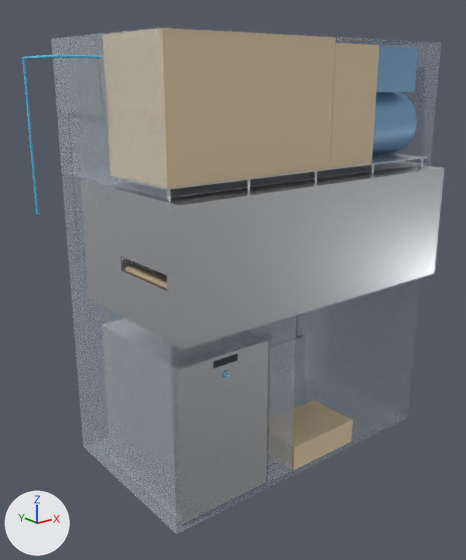
A saved change to the glTF model otonom/hat3d/modul_D.glb.
The view is the same before and after, from a 50 mm camera at (1.32, -1.85, 1.88) aimed at (3.12, 0.41, 0.97). The lights are fixed; the arrows at lower left show +X, +Y and +Z. The first picture is the older version. Vertices at exactly the same position are counted once.

Names of what the first picture shows: 'D_BULASIK__paslanmaz', 'D_DAVLUMBAZ', 'D_ICECEK_YEDEK_ALT', 'D_ICECEK_YEDEK_UST', 'D_PIZZA_YEDEK_UST', 'D_SEFFAF__alt', 'D_SEFFAF__sag', 'D_SEFFAF__sol', 'D_TEMIZLIK', 'F_TP10_GOVDE__paslanmaz', 'F_UST_RAF__sac', 'HAVA_KOMPRESOR__hava_ana', 'HAVA_KOMPRESOR__kompresor' and 9 more.
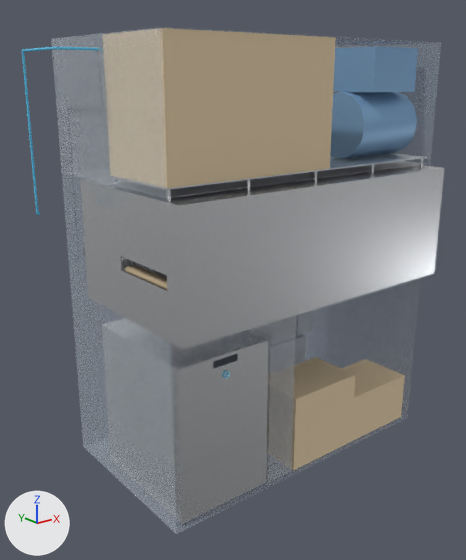
What changed in the scene script:
```text
Change me_hava_kompresor__hava_ana:
    used by ob_hava_kompresor__hava_ana; location = (0.0, 0.0, 0.0)
    remove me_hava_kompresor__hava_ana.from_pydata(...)  # 571 vertices, 1109 faces; spans x 2.34..4.09, y 0.38..0.79, z 1.33..1.98
    add me_hava_kompresor__hava_ana.from_pydata(...)  # 439 vertices, 853 faces; spans x 2.34..4.09, y 0.38..0.79, z 1.33..1.98
    me_hava_kompresor__hava_ana part 1: the loose piece of 26 vertices spanning x 2.34, y 0.43..0.74, z 1.95 is moved by (0.0, 0.0, 0.03)
    me_hava_kompresor__hava_ana part 2: 2 vertices moved from x 2.53, y 0.44, z 1.97..1.98 to x 2.34, y 0.44, z 1.97..1.98; 184 vertices removed from x 2.34..2.53, y 0.43..0.44, z 1.95..1.98; 52 vertices added at x 2.34, y 0.43..0.44, z 1.97..1.98
    other edits to the shape of me_hava_kompresor__hava_ana do not show in these pictures
Add me_d_icecek_yedek_b:
    me_d_icecek_yedek_b.from_pydata(...)  # a box spanning x 3.57..3.97, y 0.02..0.287, z 0.13..0.376
    me_d_icecek_yedek_b.materials.append(mat_md_d_icecek_yedek_alt)  # beige #e7d1ad
Add me_d_icecek_yedek_a:
    me_d_icecek_yedek_a.from_pydata(...)  # a box spanning x 3.17..3.57, y 0.02..0.287, z 0.13..0.499
    me_d_icecek_yedek_a.materials.append(mat_md_d_icecek_yedek_ust)  # beige #e7d1ad
Remove ob_d_icecek_yedek_ust:
    ob_d_icecek_yedek_ust = bpy.data.objects.new('D_ICECEK_YEDEK_UST', me_d_icecek_yedek_ust)
    ob_d_icecek_yedek_ust.location = (0.0, 0.0, 0.0)
Remove ob_d_icecek_yedek_alt:
    ob_d_icecek_yedek_alt = bpy.data.objects.new('D_ICECEK_YEDEK_ALT', me_d_icecek_yedek_alt)
    ob_d_icecek_yedek_alt.location = (0.0, 0.0, 0.0)
Add ob_d_icecek_yedek_b:
    ob_d_icecek_yedek_b = bpy.data.objects.new('D_ICECEK_YEDEK_B', me_d_icecek_yedek_b)
    ob_d_icecek_yedek_b.location = (0.0, 0.0, 0.0)
Add ob_d_icecek_yedek_a:
    ob_d_icecek_yedek_a = bpy.data.objects.new('D_ICECEK_YEDEK_A', me_d_icecek_yedek_a)
    ob_d_icecek_yedek_a.location = (0.0, 0.0, 0.0)
```

Location of each change, (x1, y1, x2, y2) in pixels of the pictures (466 x 560 px; the box of a moved part takes in the faces that stretch with it):
'D_ICECEK_YEDEK_A', added (beige): after (292, 357, 355, 470)
'D_ICECEK_YEDEK_UST', deleted (beige): before (330, 43, 379, 168)
'D_ICECEK_YEDEK_B', added (beige): after (341, 359, 405, 442)
'D_ICECEK_YEDEK_ALT', deleted (beige): before (292, 400, 353, 470)
'HAVA_KOMPRESOR__hava_ana', reshaped: before (22, 55, 98, 215); after (21, 47, 98, 215)
part 1 of me_hava_kompresor__hava_ana, moved or reshaped: before (22, 55, 57, 59); after (21, 47, 56, 52)
part 2 of me_hava_kompresor__hava_ana, reshaped: before (56, 55, 98, 58); after (55, 47, 98, 51)
'D_SEFFAF__alt', unchanged, covered by the edit: before (89, 369, 408, 534); after (89, 415, 408, 534)
